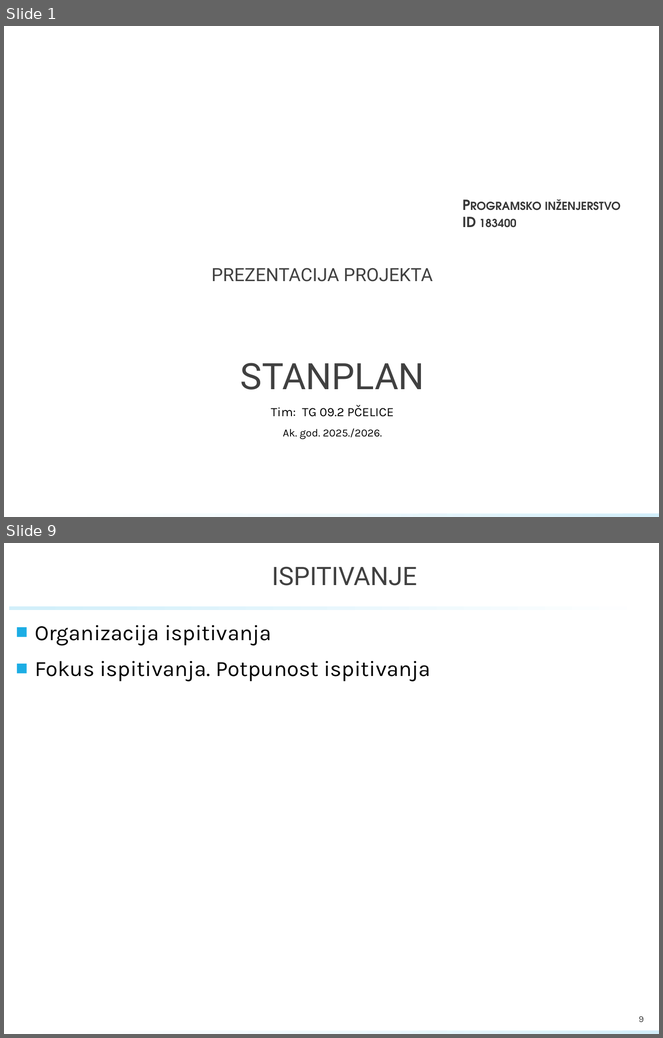
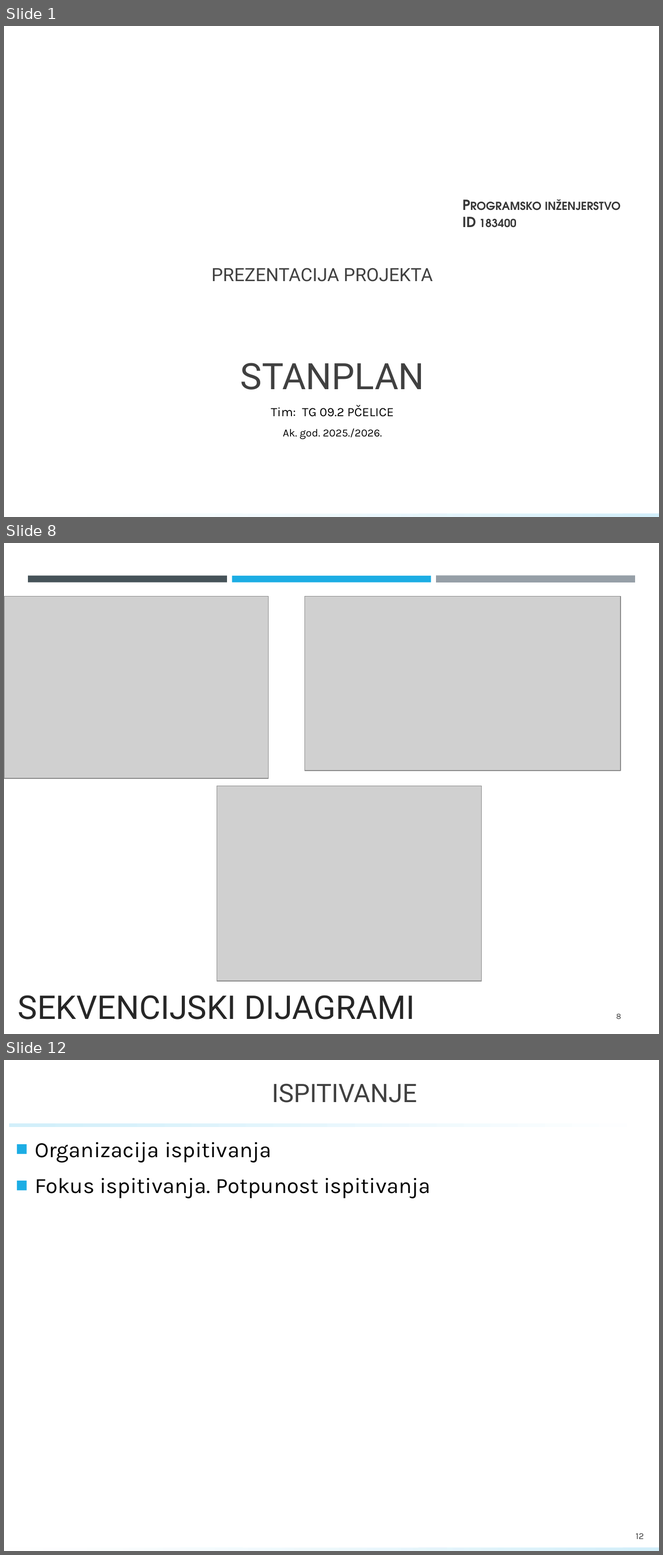
Before and after one commit to Luka-Sever/StambPravo, a slide deck: PROINZ_TG09.2_StanPlan.pptx. Shown one above the other, each under a label of ours: slides 1 and 9 before the commit, slides 1, 8 and 12 after it; the slides between them are not shown. The pictures are 663x1038 and 663x1555 pixels, drawn with LibreOffice and Linux fonts; fonts in the diff are those of the drawing; grey boxes stand for pictures; background and template pictures are left out. Boxes give left, top, right and bottom in pixels: in the first picture for what was removed or moved away, otherwise in the second. Text is boxed around its words. In the diff, an @@ line names an element or a change of style, - is before the commit and + after.

```diff
--- a/PROINZ_TG09.2_StanPlan.pptx
+++ b/PROINZ_TG09.2_StanPlan.pptx
@@ slide 8 added at [4,543,659,1034], background #FFFFFF; not listed: 1 template element that a slide beside it also shows @@
@@ rectangle added at [4,543,659,1034], fill #FFFFFF @@
@@ rectangle added at [28,576,228,583], fill #465359 @@
@@ rectangle added at [232,576,431,583], fill #1CADE4 @@
@@ rectangle added at [437,576,636,583], fill #969FA7 @@
@@ picture added at [4,596,269,778] @@
@@ picture added at [305,596,621,770] @@
@@ picture added at [217,786,482,981] @@
@@ title added at [18,995,415,1020], 36 pt, text #262626 @@
+SEKVENCIJSKI DIJAGRAMI
@@ page number added at [617,1014,622,1019], 9 pt, text #404040 @@
+8
@@ what was slide 9 is now slide 12 @@
@@ page number at [636,1534,644,1539]: text changed @@
-9
+12
```
Also in this commit, not shown: 4 slides changed, 6 other slides added, 4 slides removed.
